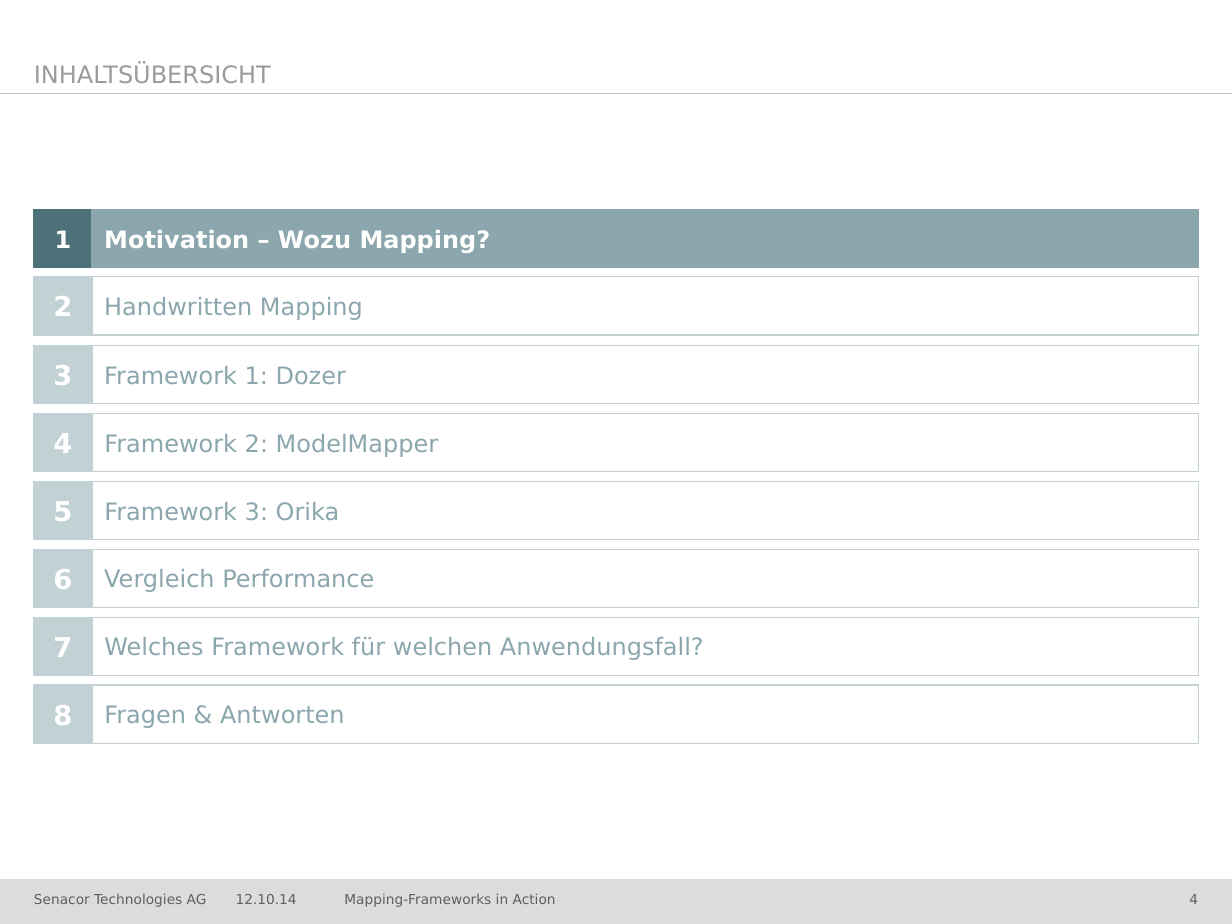
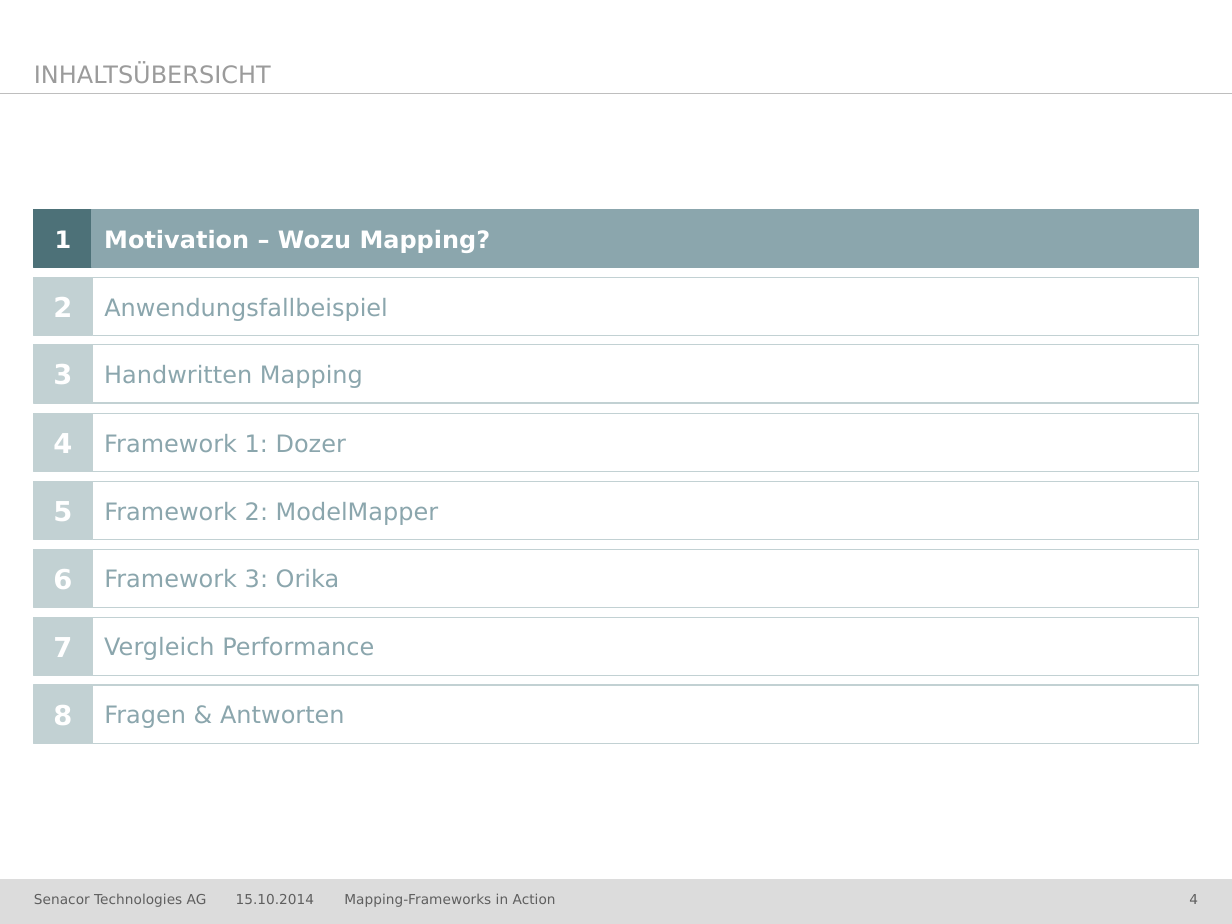
Before and after one commit to jschwalb/Mappings, a slide deck: slide 4 of presentation.pptx. Drawn at 1232x924 pixels with LibreOffice and Linux fonts; fonts in the diff are those of the drawing; background and template pictures are left out. Boxes give left, top, right and bottom in pixels: in the first picture for what was removed or moved away, otherwise in the second. Text is boxed around its words. In the diff, an @@ line names an element or a change of style, - is before the commit and + after.

```diff
--- a/presentation.pptx
+++ b/presentation.pptx
@@ rectangle added at (x1=92, y1=277, x2=1199, y2=335), fill #FFFFFF, outline #C2D1D3 0.75 pt, 14 pt, text #8BA6AD @@
+Anwendungsfallbeispiel
@@ 4 rectangles moved together from (x1=92, y1=277, x2=1199, y2=607) to (x1=92, y1=345, x2=1199, y2=675) @@
@@ rectangle "Framework 3: Orika" moved from (x1=92, y1=482, x2=1199, y2=540) to (x1=92, y1=549, x2=1199, y2=607) @@
@@ rectangle removed at (x1=92, y1=617, x2=1199, y2=675) @@
-Welches Framework für welchen Anwendungsfall?
@@ text at (x1=236, y1=894, x2=315, y2=904): text changed @@
-12.10.14
+15.10.2014
```
Also in this commit, not shown: 49 other slides changed, 1 slide added, 12 other files.
